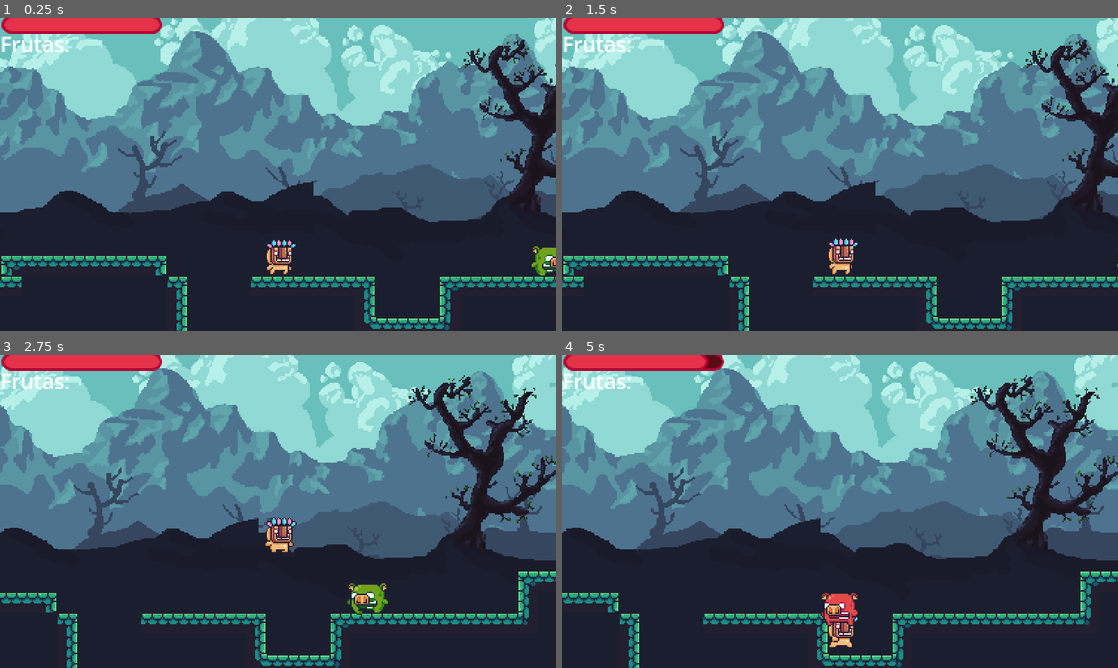
Above: before the commit, frames 1-4 (two rows, left to right).
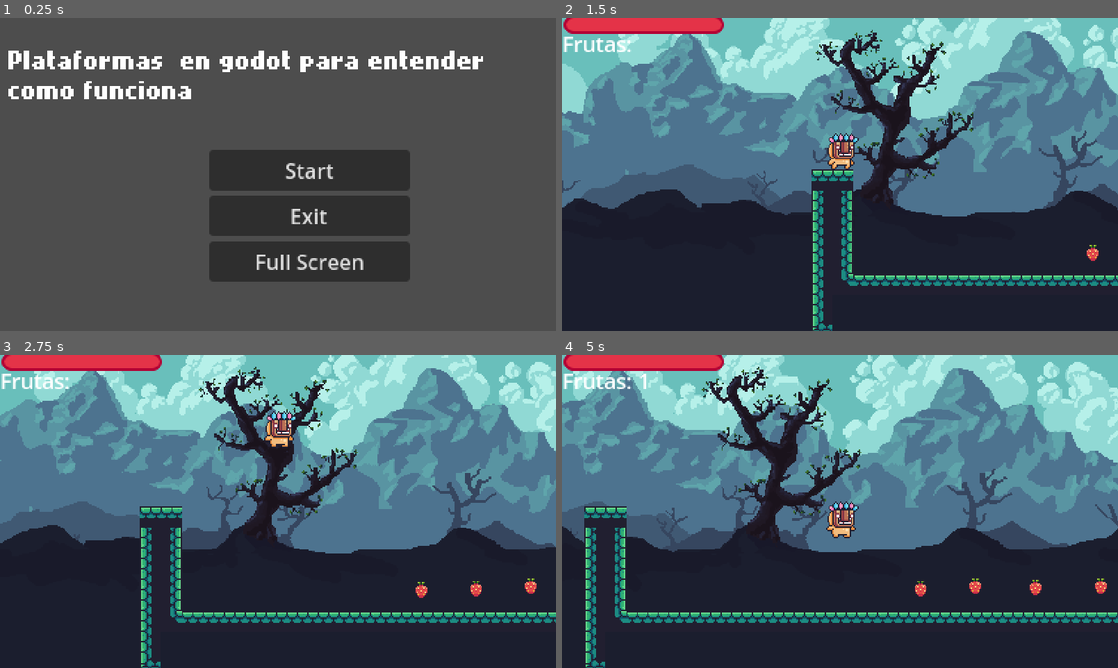
Above: after the commit, the same moments.

Repository: Sergiodevelopersk8/godotjuegoscursos
Game: Godot game, scene res://Maps/main_menu.tscn
Two runs of this game, one before a commit and one after it. Both use one fixed random seed, a clock stepped at 60 frames per second and the inputs below. Before the commit the project starts from res://Player/world.tscn.
Inputs (mouse positions are in pixels of both pictures, inside the frame that each line leads up to):
- Up to frame 1 (0.25 s): no input
- Up to frame 2 (1.5 s): click (873, 262) at 0.5 s, where only the run after the commit has a clickable "Full Screen"; click (873, 171) at 1.25 s, where only the run after the commit has a clickable "Start"
- Up to frame 3 (2.75 s): tap Enter (ui_accept) at 2, 2.1, 2.27, 2.57 s; hold Right (ui_right) from 2.03 s (still down)
- Up to frame 4 (5 s): tap Enter (ui_accept) at 2.85, 3.02, 3.32, 3.6, 4.35, 4.52, 4.82 s; release Right (ui_right) at 3.53 s; hold Left (ui_left) 3.53-4.28 s; hold Right (ui_right) from 4.28 s (still down)

The runs differ from the first frame. In frame 1, 91% of the frame differs, in the area x 0-100%, y 0-100%; in frame 2, 45%; in frame 3, 46%; in frame 4, 48%.

Commit message:
plataformas moviles

Diff:
--- /dev/null
+++ b/plataformas/new-game-project/Maps/main_menu.gd
@@ -0,0 +1,13 @@
+extends Node
+
+
+func _on_button_pressed():
+	get_tree().change_scene_to_file("res://Player/world.tscn")
+
+
+func _on_button_2_pressed():
+	get_tree().quit()
+
+
+func _on_button_3_pressed():
+	DisplayServer.window_set_mode(DisplayServer.WINDOW_MODE_FULLSCREEN)
--- /dev/null
+++ b/plataformas/new-game-project/Maps/main_menu.tscn
@@ -0,0 +1,43 @@
+[gd_scene load_steps=4 format=3 uid="uid://bf0s11npv2kyc"]
+
+[ext_resource type="Script" path="res://Maps/main_menu.gd" id="1_qhlty"]
+[ext_resource type="FontFile" uid="uid://6kevsfysjxx2" path="res://Assets_PixelAdventure/Fonts/NokiaCellphoneFC.ttf" id="2_ax4lx"]
+
+[sub_resource type="LabelSettings" id="LabelSettings_ii0p2"]
+font = ExtResource("2_ax4lx")
+
+[node name="Main_Menu" type="Node"]
+script = ExtResource("1_qhlty")
+
+[node name="Label" type="Label" parent="."]
+offset_left = 6.0
+offset_top = 23.0
+offset_right = 393.0
+offset_bottom = 66.0
+text = "Plataformas  en godot para entender
+como funciona
+"
+label_settings = SubResource("LabelSettings_ii0p2")
+
+[node name="VBoxContainer" type="VBoxContainer" parent="."]
+offset_left = 160.0
+offset_top = 101.0
+offset_right = 314.0
+offset_bottom = 202.0
+
+[node name="Button" type="Button" parent="VBoxContainer"]
+layout_mode = 2
+text = "Start"
+
+[node name="Button2" type="Button" parent="VBoxContainer"]
+layout_mode = 2
+text = "Exit
+"
+
+[node name="Button3" type="Button" parent="VBoxContainer"]
+layout_mode = 2
+text = "Full Screen"
+
+[connection signal="pressed" from="VBoxContainer/Button" to="." method="_on_button_pressed"]
+[connection signal="pressed" from="VBoxContainer/Button2" to="." method="_on_button_2_pressed"]
+[connection signal="pressed" from="VBoxContainer/Button3" to="." method="_on_button_3_pressed"]
--- a/plataformas/new-game-project/Player/player.gd
+++ b/plataformas/new-game-project/Player/player.gd
@@ -44,6 +44,7 @@
 	if is_on_floor() and Input.is_action_just_pressed("ui_accept"):
 		velocity.y -= jump
 		anim.play("jump")
+		$"Audio Salto".play()
 
 	if !is_on_floor():
 		velocity.y += gravity
@@ -67,6 +68,7 @@
 
 func takeDamage(dmg):
 	if estadoActual != estados.HERIDO:
+		$AudioHerirse.play()
 		vida -= dmg
 		anim.play("herido")
 		estadoActual = estados.HERIDO
--- a/plataformas/new-game-project/Player/player.tscn
+++ b/plataformas/new-game-project/Player/player.tscn
@@ -1,10 +1,12 @@
-[gd_scene load_steps=15 format=3 uid="uid://btx5a2eak7h6o"]
+[gd_scene load_steps=17 format=3 uid="uid://btx5a2eak7h6o"]
 
 [ext_resource type="Texture2D" uid="uid://bei7x67psb4c4" path="res://Assets_PixelAdventure/Main Characters/Mask Dude.png" id="1_bpe0d"]
 [ext_resource type="Script" path="res://Player/player.gd" id="1_ijcur"]
 [ext_resource type="Script" path="res://Player/camera_2d.gd" id="3_rk2ot"]
 [ext_resource type="LabelSettings" uid="uid://cckx0l3uvq558" path="res://Player/GUIText.tres" id="4_i2qdx"]
 [ext_resource type="StyleBox" uid="uid://b7ys6k1gmivun" path="res://GUI/hpGUI.tres" id="5_8o4md"]
+[ext_resource type="AudioStream" uid="uid://ba2hxqf376lg" path="res://Assets_PixelAdventure/Sounds/Jump.ogg" id="6_pi6jh"]
+[ext_resource type="AudioStream" uid="uid://bk01bmd5p2v58" path="res://Assets_PixelAdventure/Sounds/Hit.ogg" id="7_8yb3t"]
 
 [sub_resource type="RectangleShape2D" id="RectangleShape2D_enusm"]
 size = Vector2(19, 22)
@@ -38,6 +40,22 @@
 "transitions": PackedFloat32Array(1),
 "update": 1,
 "values": [24]
+}
+
+[sub_resource type="Animation" id="Animation_5750k"]
+resource_name = "herido"
+length = 0.3
+tracks/0/type = "value"
+tracks/0/imported = false
+tracks/0/enabled = true
+tracks/0/path = NodePath("Sprite2D:frame")
+tracks/0/interp = 1
+tracks/0/loop_wrap = true
+tracks/0/keys = {
+"times": PackedFloat32Array(0, 0.0333333, 0.0666667, 0.1, 0.133333, 0.166667, 0.2),
+"transitions": PackedFloat32Array(1, 1, 1, 1, 1, 1, 1),
+"update": 1,
+"values": [36, 37, 38, 39, 40, 41, 42]
 }
 
 [sub_resource type="Animation" id="Animation_5h70d"]
@@ -88,22 +106,6 @@
 "transitions": PackedFloat32Array(1, 1, 1, 1, 1, 1, 1, 1, 1, 1, 1, 1),
 "update": 1,
 "values": [11, 12, 13, 14, 15, 16, 17, 18, 19, 20, 21, 22]
-}
-
-[sub_resource type="Animation" id="Animation_5750k"]
-resource_name = "herido"
-length = 0.3
-tracks/0/type = "value"
-tracks/0/imported = false
-tracks/0/enabled = true
-tracks/0/path = NodePath("Sprite2D:frame")
-tracks/0/interp = 1
-tracks/0/loop_wrap = true
-tracks/0/keys = {
-"times": PackedFloat32Array(0, 0.0333333, 0.0666667, 0.1, 0.133333, 0.166667, 0.2),
-"transitions": PackedFloat32Array(1, 1, 1, 1, 1, 1, 1),
-"update": 1,
-"values": [36, 37, 38, 39, 40, 41, 42]
 }
 
 [sub_resource type="AnimationLibrary" id="AnimationLibrary_puj85"]
@@ -193,4 +195,10 @@
 target_position = Vector2(0, 23)
 collision_mask = 2
 
+[node name="Audio Salto" type="AudioStreamPlayer2D" parent="."]
+stream = ExtResource("6_pi6jh")
+
+[node name="AudioHerirse" type="AudioStreamPlayer2D" parent="."]
+stream = ExtResource("7_8yb3t")
+
 [connection signal="animation_finished" from="AnimationPlayer" to="." method="_on_animation_player_animation_finished"]
--- a/plataformas/new-game-project/Player/world.tscn
+++ b/plataformas/new-game-project/Player/world.tscn
@@ -9,8 +9,9 @@
 [ext_resource type="Texture2D" uid="uid://cvngflsps17db" path="res://Assets_PixelAdventure/Parallax/parallax-03.png" id="6_wl4k5"]
 [ext_resource type="PackedScene" uid="uid://c1b4eajnc4vcc" path="res://coleccionables/fruta.tscn" id="8_ywmh5"]
 [ext_resource type="PackedScene" uid="uid://ltgxyc6tof1l" path="res://Personajes/EnemigoCerdito/enemigo_cerdito.tscn" id="9_v4jer"]
+[ext_resource type="PackedScene" uid="uid://qwnqorwyurjh" path="res://fin_de_nivel.tscn" id="10_7g67d"]
 
-[sub_resource type="TileSetAtlasSource" id="TileSetAtlasSource_wuj1c"]
+[sub_resource type="TileSetAtlasSource" id="TileSetAtlasSource_vx0fw"]
 texture = ExtResource("2_5r28g")
 0:8/0 = 0
 0:8/0/terrain_set = 0
@@ -79,18 +80,18 @@
 terrain_set_0/mode = 1
 terrain_set_0/terrain_0/name = "Terrain 0"
 terrain_set_0/terrain_0/color = Color(0.5, 0.34375, 0.25, 1)
-sources/0 = SubResource("TileSetAtlasSource_wuj1c")
+sources/0 = SubResource("TileSetAtlasSource_vx0fw")
 
 [node name="World" type="Node"]
 
 [node name="Player" parent="." instance=ExtResource("1_lhvbk")]
-position = Vector2(741, 110)
+position = Vector2(54, 31)
 
 [node name="TileMap" type="TileMap" parent="."]
-position = Vector2(0, -1)
+position = Vector2(0, -2)
 tile_set = SubResource("TileSet_r7eb4")
 format = 2
-layer_0/tile_data = PackedInt32Array(524291, 196608, 9, 5242 …(1925 unchanged characters)…  8, 393280, 65536, 8, 393281, 65536, 8, 393282, 131072, 8, 458818, 131072, 9, 524354, 196608, 9, 524355, 65536, 8, 524356, 65536, 8, 524357, 65536, 8, 524358, 65536, 8, 524359, 65536, 8, 524360, 65536, 8, 524361, 65536, 8, 524362, 65536, 8, 524363, 65536, 8, 524364, 65536, 8, 524365, 65536, 8, 524366, 65536, 8, 524335, 65536, 8, 524336, 65536, 8, 524337, 65536, 8, 524338, 131072, 8, 589874, 131072, 9, 524342, 0, 8, 589878, 0, 9, 655411, 65536, 8, 655412, 65536, 8, 655413, 65536, 8, 655410, 196608, 9, 655414, 262144, 9)
+layer_0/tile_data = PackedInt32Array(524291, 196608, 9, 5242 …(1925 unchanged characters)…  8, 393280, 65536, 8, 393281, 65536, 8, 458818, 131072, 9, 524354, 196608, 9, 524355, 65536, 8, 524356, 65536, 8, 524357, 65536, 8, 524358, 65536, 8, 524359, 65536, 8, 524360, 65536, 8, 524361, 65536, 8, 524362, 65536, 8, 524363, 65536, 8, 524364, 65536, 8, 524365, 65536, 8, 524366, 65536, 8, 524335, 65536, 8, 524336, 65536, 8, 524337, 65536, 8, 524338, 131072, 8, 589874, 131072, 9, 524342, 0, 8, 589878, 0, 9, 655411, 65536, 8, 655412, 65536, 8, 655413, 65536, 8, 655410, 196608, 9, 655414, 262144, 9, 458831, 0, 8, 524367, 262144, 9, 458832, 65536, 8, 458833, 65536, 8, 458834, 65536, 8, 458835, 131072, 8, 524371, 131072, 9, 589907, 196608, 9, 589908, 65536, 8, 589909, 65536, 8, 589910, 65536, 8, 589911, 65536, 8, 589912, 65536, 8, 393282, 131072, 8)
 
 [node name="ParallaxBackground" type="ParallaxBackground" parent="."]
 scroll_base_offset = Vector2(0, 100)
@@ -135,20 +136,25 @@
 scale = Vector2(0.7, 0.7)
 texture = ExtResource("4_83dck")
 
-[node name="fruta2" parent="." instance=ExtResource("8_ywmh5")]
+[node name="EnemigoCerdito" parent="." instance=ExtResource("9_v4jer")]
+position = Vector2(937, 114)
+
+[node name="finDeNivel" parent="." instance=ExtResource("10_7g67d")]
+siguienteNivel = "res://scene/world_2.tscn"
+
+[node name="cosos" type="Node" parent="."]
+
+[node name="fruta2" parent="cosos" instance=ExtResource("8_ywmh5")]
 position = Vector2(247, 110)
 
-[node name="fruta3" parent="." instance=ExtResource("8_ywmh5")]
+[node name="fruta3" parent="cosos" instance=ExtResource("8_ywmh5")]
 position = Vector2(289, 109)
 
-[node name="fruta4" parent="." instance=ExtResource("8_ywmh5")]
+[node name="fruta4" parent="cosos" instance=ExtResource("8_ywmh5")]
 position = Vector2(331, 107)
 
-[node name="fruta5" parent="." instance=ExtResource("8_ywmh5")]
+[node name="fruta5" parent="cosos" instance=ExtResource("8_ywmh5")]
 position = Vector2(377, 108)
 
-[node name="fruta6" parent="." instance=ExtResource("8_ywmh5")]
+[node name="fruta6" parent="cosos" instance=ExtResource("8_ywmh5")]
 position = Vector2(427, 107)
-
-[node name="EnemigoCerdito" parent="." instance=ExtResource("9_v4jer")]
-position = Vector2(937, 114)
--- /dev/null
+++ b/plataformas/new-game-project/fin_de_nivel.gd
@@ -0,0 +1,8 @@
+extends Area2D
+
+@export var siguienteNivel : String
+
+
+func _on_body_entered(body):
+	if body is Player:
+		get_tree().change_scene_to_file(siguienteNivel)
--- /dev/null
+++ b/plataformas/new-game-project/fin_de_nivel.tscn
@@ -0,0 +1,20 @@
+[gd_scene load_steps=4 format=3 uid="uid://qwnqorwyurjh"]
+
+[ext_resource type="Script" path="res://fin_de_nivel.gd" id="1_qv3ig"]
+[ext_resource type="Texture2D" uid="uid://di1m7shyd3pjf" path="res://Assets_PixelAdventure/Items/Checkpoints/End/End (Idle).png" id="1_ytr0s"]
+
+[sub_resource type="RectangleShape2D" id="RectangleShape2D_fdyt1"]
+size = Vector2(35, 42)
+
+[node name="finDeNivel" type="Area2D"]
+position = Vector2(1399, 117)
+script = ExtResource("1_qv3ig")
+
+[node name="Sprite2D" type="Sprite2D" parent="."]
+texture = ExtResource("1_ytr0s")
+
+[node name="CollisionShape2D" type="CollisionShape2D" parent="."]
+position = Vector2(-0.5, 11)
+shape = SubResource("RectangleShape2D_fdyt1")
+
+[connection signal="body_entered" from="." to="." method="_on_body_entered"]
--- a/plataformas/new-game-project/project.godot
+++ b/plataformas/new-game-project/project.godot
@@ -11,7 +11,7 @@
 [application]
 
 config/name="New Game Project"
-run/main_scene="res://Player/world.tscn"
+run/main_scene="res://Maps/main_menu.tscn"
 config/features=PackedStringArray("4.3", "Forward Plus")
 config/icon="res://icon.svg"
 
--- /dev/null
+++ b/plataformas/new-game-project/scene/world_2.tscn
@@ -0,0 +1,139 @@
+[gd_scene load_steps=11 format=3 uid="uid://cqgr3e2ha01f1"]
+
+[ext_resource type="Texture2D" uid="uid://cbmb5cipyhb2u" path="res://Assets_PixelAdventure/Terrain/Terrain (16x16).png" id="1_5olg3"]
+[ext_resource type="PackedScene" uid="uid://btx5a2eak7h6o" path="res://Player/player.tscn" id="2_26m6x"]
+[ext_resource type="PackedScene" uid="uid://qwnqorwyurjh" path="res://fin_de_nivel.tscn" id="3_8nvb5"]
+[ext_resource type="Texture2D" uid="uid://cx1qsqa4qwsus" path="res://Assets_PixelAdventure/Parallax/parallax-00.png" id="4_n7ghh"]
+[ext_resource type="Texture2D" uid="uid://d02l7nnnfajd3" path="res://Assets_PixelAdventure/Parallax/parallax-01.png" id="5_48tjr"]
+[ext_resource type="Texture2D" uid="uid://cqgs3aseyvj8m" path="res://Assets_PixelAdventure/Parallax/parallax-02.png" id="6_cgrtx"]
+[ext_resource type="Texture2D" uid="uid://cvngflsps17db" path="res://Assets_PixelAdventure/Parallax/parallax-03.png" id="7_g4v65"]
+[ext_resource type="Texture2D" uid="uid://owlwdggvbxt3" path="res://Assets_PixelAdventure/Parallax/parallax-04.png" id="8_lwc3l"]
+
+[sub_resource type="TileSetAtlasSource" id="TileSetAtlasSource_6cr64"]
+texture = ExtResource("1_5olg3")
+0:8/0 = 0
+0:8/0/terrain_set = 0
+0:8/0/physics_layer_0/polygon_0/points = PackedVector2Array(-8, -8, 8, -8, 8, 8, -8, 8)
+0:8/0/terrains_peering_bit/bottom_right_corner = 0
+1:8/0 = 0
+1:8/0/terrain_set = 0
+1:8/0/physics_layer_0/polygon_0/points = PackedVector2Array(-8, -8, 8, -8, 8, 8, -8, 8)
+1:8/0/terrains_peering_bit/bottom_right_corner = 0
+1:8/0/terrains_peering_bit/bottom_left_corner = 0
+2:8/0 = 0
+2:8/0/terrain_set = 0
+2:8/0/physics_layer_0/polygon_0/points = PackedVector2Array(-8, -8, 8, -8, 8, 8, -8, 8)
+2:8/0/terrains_peering_bit/bottom_left_corner = 0
+3:8/0 = 0
+3:8/0/terrain_set = 0
+3:8/0/physics_layer_0/polygon_0/points = PackedVector2Array(-8, -8, 8, -8, 8, 8, -8, 8)
+3:8/0/terrains_peering_bit/bottom_left_corner = 0
+3:8/0/terrains_peering_bit/top_left_corner = 0
+3:8/0/terrains_peering_bit/top_right_corner = 0
+4:8/0 = 0
+4:8/0/terrain_set = 0
+4:8/0/physics_layer_0/polygon_0/points = PackedVector2Array(-8, -8, 8, -8, 8, 8, -8, 8)
+4:8/0/terrains_peering_bit/bottom_right_corner = 0
+4:8/0/terrains_peering_bit/top_left_corner = 0
+4:8/0/terrains_peering_bit/top_right_corner = 0
+4:9/0 = 0
+4:9/0/terrain_set = 0
+4:9/0/physics_layer_0/polygon_0/points = PackedVector2Array(-8, -8, 8, -8, 8, 8, -8, 8)
+4:9/0/terrains_peering_bit/bottom_right_corner = 0
+4:9/0/terrains_peering_bit/bottom_left_corner = 0
+4:9/0/terrains_peering_bit/top_right_corner = 0
+3:9/0 = 0
+3:9/0/terrain_set = 0
+3:9/0/physics_layer_0/polygon_0/points = PackedVector2Array(-8, -8, 8, -8, 8, 8, -8, 8)
+3:9/0/terrains_peering_bit/bottom_right_corner = 0
+3:9/0/terrains_peering_bit/bottom_left_corner = 0
+3:9/0/terrains_peering_bit/top_left_corner = 0
+2:9/0 = 0
+2:9/0/terrain_set = 0
+2:9/0/physics_layer_0/polygon_0/points = PackedVector2Array(-8, -8, 8, -8, 8, 8, -8, 8)
+2:9/0/terrains_peering_bit/bottom_left_corner = 0
+2:9/0/terrains_peering_bit/top_left_corner = 0
+2:10/0 = 0
+2:10/0/terrain_set = 0
+2:10/0/physics_layer_0/polygon_0/points = PackedVector2Array(-8, -8, 8, -8, 8, 8, -8, 8)
+2:10/0/terrains_peering_bit/top_left_corner = 0
+1:10/0 = 0
+1:10/0/terrain_set = 0
+1:10/0/physics_layer_0/polygon_0/points = PackedVector2Array(-8, -8, 8, -8, 8, 8, -8, 8)
+1:10/0/terrains_peering_bit/top_left_corner = 0
+1:10/0/terrains_peering_bit/top_right_corner = 0
+0:10/0 = 0
+0:10/0/terrain_set = 0
+0:10/0/physics_layer_0/polygon_0/points = PackedVector2Array(-8, -8, 8, -8, 8, 8, -8, 8)
+0:10/0/terrains_peering_bit/top_right_corner = 0
+0:9/0 = 0
+0:9/0/terrain_set = 0
+0:9/0/physics_layer_0/polygon_0/points = PackedVector2Array(-8, -8, 8, -8, 8, 8, -8, 8)
+0:9/0/terrains_peering_bit/bottom_right_corner = 0
+0:9/0/terrains_peering_bit/top_right_corner = 0
+
+[sub_resource type="TileSet" id="TileSet_i2t1a"]
+physics_layer_0/collision_layer = 4
+physics_layer_0/collision_mask = 7
+terrain_set_0/mode = 1
+terrain_set_0/terrain_0/name = "Terrain 0"
+terrain_set_0/terrain_0/color = Color(0.5, 0.34375, 0.25, 1)
+sources/0 = SubResource("TileSetAtlasSource_6cr64")
+
+[node name="world2" type="Node"]
+
+[node name="TileMap" type="TileMap" parent="."]
+position = Vector2(39, 48)
+tile_set = SubResource("TileSet_i2t1a")
+format = 2
+layer_0/tile_data = PackedInt32Array(-65539, 65536, 8, -65540, 65536, 8, -65538, 65536, 8, -65532, 65536, 8, -65531, 65536, 8, -65529, 65536, 8, -65530, 65536, 8, -131064, 65536, 8, -196600, 65536, 8, -196599, 65536, 8, -262135, 65536, 8, -262134, 65536, 8, -262133, 65536, 8, -262132, 65536, 8, -262131, 65536, 8, -262130, 65536, 8, -262129, 65536, 8, -65518, 65536, 8, -65517, 65536, 8, -65516, 65536, 8, -65515, 65536, 8, -65514, 65536, 8, -65513, 65536, 8, 23, 65536, 8, 65560, 65536, 8, 65561, 65536, 8, 65562, 65536, 8, 65563, 65536, 8, 65564, 65536, 8, 65565, 65536, 8, 65566, 65536, 8)
+
+[node name="Player" parent="." instance=ExtResource("2_26m6x")]
+
+[node name="finDeNivel" parent="Player" instance=ExtResource("3_8nvb5")]
+position = Vector2(501, 31)
+
+[node name="ParallaxBackground" type="ParallaxBackground" parent="."]
+scroll_base_offset = Vector2(0, 100)
+
+[node name="ParallaxLayer" type="ParallaxLayer" parent="ParallaxBackground"]
+motion_scale = Vector2(0.1, 0.1)
+motion_mirroring = Vector2(1008, 0)
+
+[node name="Sprite2D" type="Sprite2D" parent="ParallaxBackground/ParallaxLayer"]
+scale = Vector2(0.7, 0.7)
+texture = ExtResource("4_n7ghh")
+
+[node name="ParallaxLayer2" type="ParallaxLayer" parent="ParallaxBackground"]
+motion_scale = Vector2(0.2, 0.2)
+motion_mirroring = Vector2(1008, 0)
+
+[node name="Sprite2D" type="Sprite2D" parent="ParallaxBackground/ParallaxLayer2"]
+scale = Vector2(0.7, 0.7)
+texture = ExtResource("5_48tjr")
+
+[node name="ParallaxLayer3" type="ParallaxLayer" parent="ParallaxBackground"]
+motion_scale = Vector2(0.3, 0.3)
+motion_mirroring = Vector2(1008, 0)
+
+[node name="Sprite2D" type="Sprite2D" parent="ParallaxBackground/ParallaxLayer3"]
+scale = Vector2(0.7, 0.7)
+texture = ExtResource("6_cgrtx")
+
+[node name="ParallaxLayer4" type="ParallaxLayer" parent="ParallaxBackground"]
+motion_scale = Vector2(0.4, 0.4)
+motion_mirroring = Vector2(1008, 0)
+
+[node name="Sprite2D" type="Sprite2D" parent="ParallaxBackground/ParallaxLayer4"]
+scale = Vector2(0.7, 0.7)
+texture = ExtResource("7_g4v65")
+
+[node name="ParallaxLayer5" type="ParallaxLayer" parent="ParallaxBackground"]
+motion_scale = Vector2(0.5, 0.5)
+motion_mirroring = Vector2(1008, 0)
+
+[node name="Sprite2D" type="Sprite2D" parent="ParallaxBackground/ParallaxLayer5"]
+scale = Vector2(0.7, 0.7)
+texture = ExtResource("8_lwc3l")
+
+[node name="Camera2D" type="Camera2D" parent="."]
Not shown: 1 places in plataformas/new-game-project/Player/world.tscn that only renumber resources
